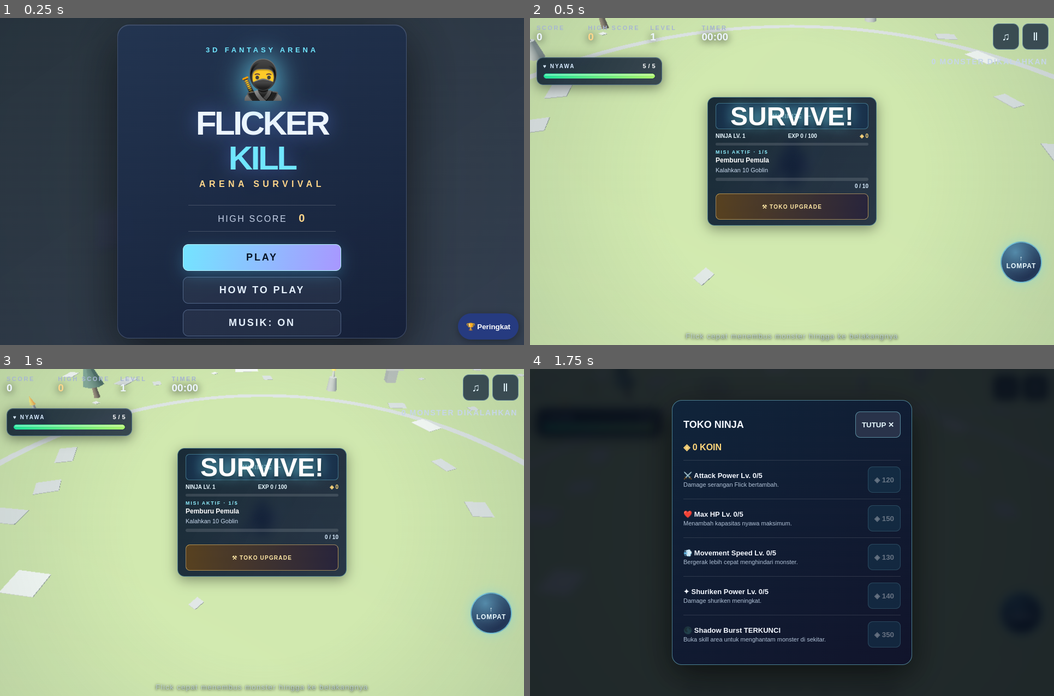
Above: before the commit, frames 1-4 (two rows, left to right).
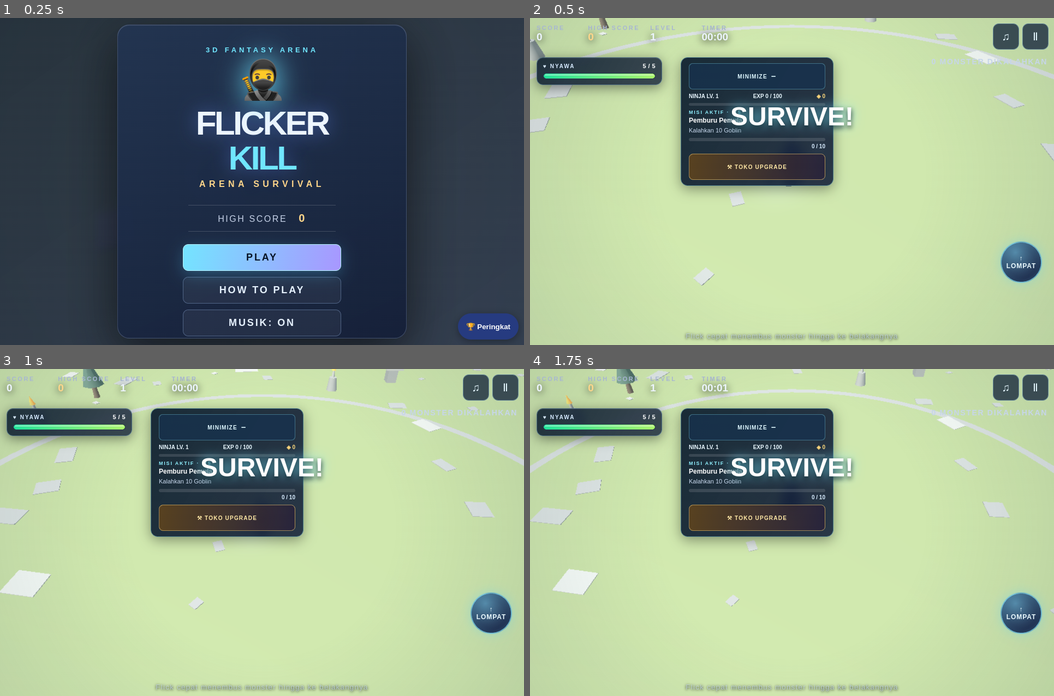
Above: after the commit, the same moments.

Repository: vexelkang-cell/gamepai
Game: browser game, page games/fliker-kill/index.html
Two runs of this game, one before a commit and one after it. Both use one fixed random seed, a clock stepped at 60 frames per second and the inputs below.
Inputs (mouse positions are in pixels of both pictures, inside the frame that each line leads up to):
- Up to frame 1 (0.25 s): no input
- Up to frame 2 (0.5 s): click "PLAY" at 0.27 s
- Up to frame 3 (1 s): no input
- Up to frame 4 (1.75 s): hold Up 1.03-1.33 s; click (792, 565) at 1.07 s; hold Up 1.38-1.62 s; click (687, 499) at 1.67 s; hold Up from 1.67 s (still down)

Frame 1 is identical in both runs. In frame 2, 15% of the frame differs, in the area x 27-67%, y 11-66%; in frame 3, 15%; in frame 4, 94%, in the area x 0-100%, y 0-100%.

Commit message:
Move FLIKER KILL mission toggle beside health bar

Diff:
--- a/games/fliker-kill/index.html
+++ b/games/fliker-kill/index.html
@@ -51,6 +51,10 @@
 #mission-count{font-size:10px;color:#d9edff;text-align:right;margin-top:4px;font-weight:800}
 @media(max-width:700px){#mission-panel{top:145px;width:min(280px,calc(100vw - 28px));padding:8px 11px}#mission-title{font-size:10px}#mission-desc{font-size:10px}}
 @media(max-height:500px){#mission-panel{top:112px;left:12px;transform:none;width:235px;padding:6px 9px}#mission-title{font-size:10px}#mission-desc{font-size:9px}}
+/* Mission toggle sits beside the health bar */
+#mission-panel{top:calc(72px + env(safe-area-inset-top));left:calc(12px + env(safe-area-inset-left) + clamp(145px,24vw,230px) + 34px);transform:none;width:min(280px,calc(100vw - clamp(145px,24vw,230px) - 70px));}
+@media(max-width:700px){#mission-panel{top:calc(72px + env(safe-area-inset-top));left:calc(12px + env(safe-area-inset-left) + clamp(145px,24vw,230px) + 34px);width:min(260px,calc(100vw - clamp(145px,24vw,230px) - 70px));}}
+@media(max-height:500px){#mission-panel{top:calc(60px + env(safe-area-inset-top));left:calc(12px + env(safe-area-inset-left) + clamp(145px,24vw,230px) + 34px);transform:none;width:min(235px,calc(100vw - clamp(145px,24vw,230px) - 70px));}}
 </style>
   <script src="/_sdk/9004216d282a9ba4.data_sdk.js" type="text/javascript" integrity="sha512-/mzxa459qqFtJ+3zVo1SrEfPBeA3N/1qyd1xQiMsOJYiGSyYcFhqn79DaV8lbrFwJURsFyIdrdQms9lzsNzptA=="></script>
   <script src="/_sdk/da84da91ddc761f8.editing_sdk.js" type="text/javascript" integrity="sha512-+i8UqZoLJafKFo2hLASVxyPgXjPGDHqTbMKFge2vXfp6axm9knghh+474gc250CGH9YxpI5zViZ0NNqgNphvVg=="></script>
